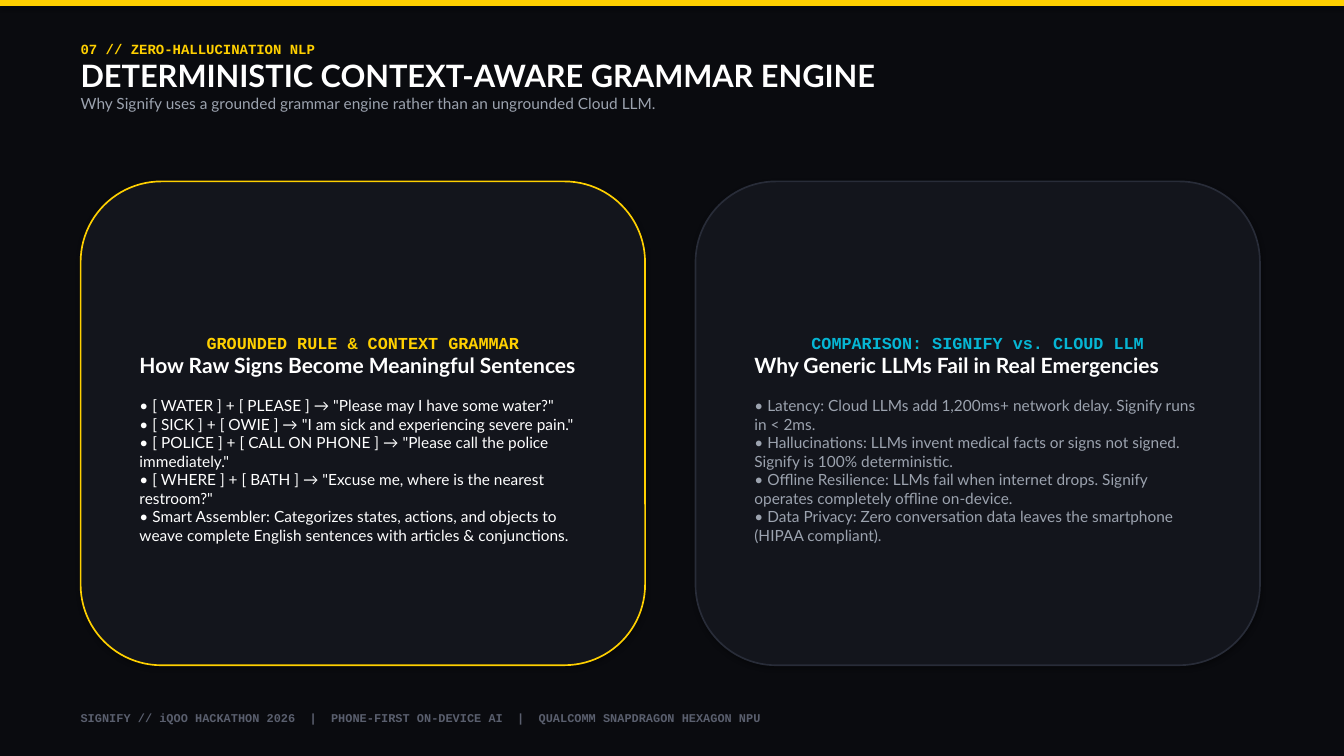
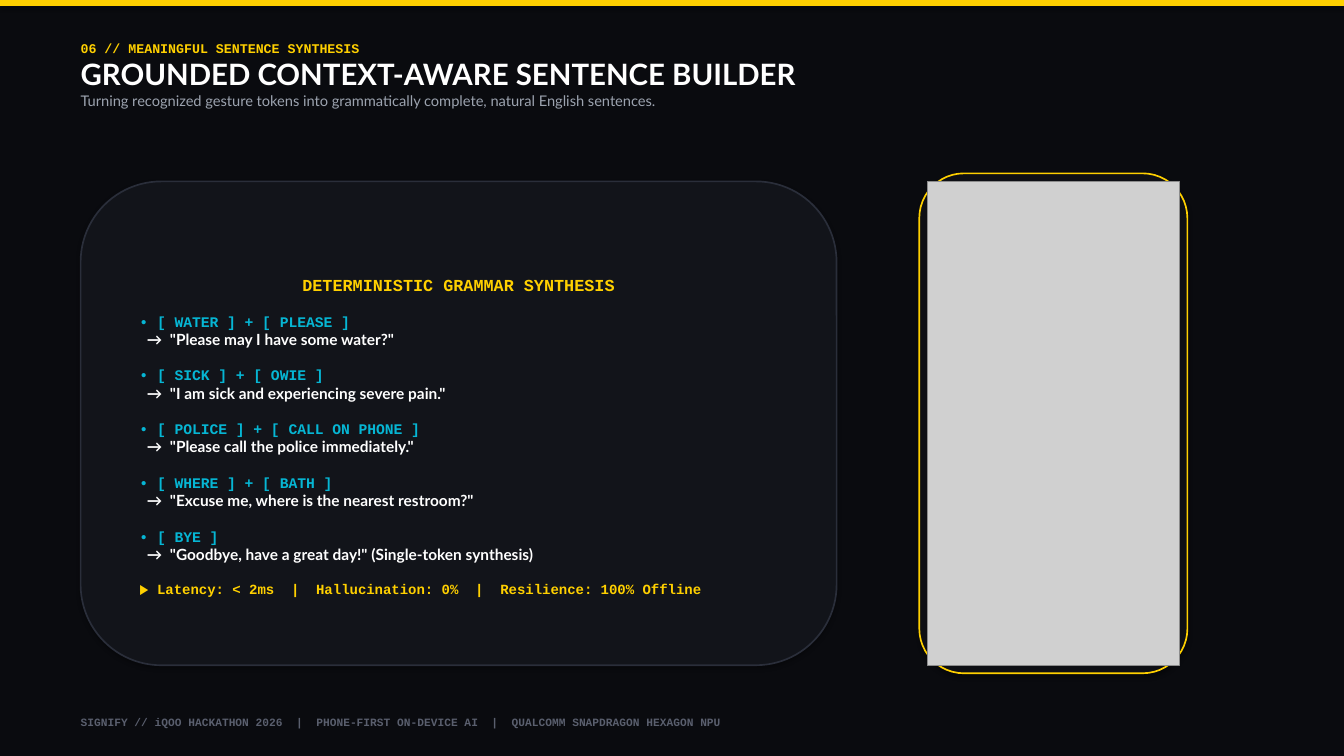
Before and after one commit to WHENKEY2007/signifyprototype, a slide deck: slide 7 of Signify_iQOO_Hackathon_2026_Final.pptx (slide 8 before the commit). Drawn at 1344x756 pixels with LibreOffice and Linux fonts; fonts in the diff are those of the drawing; grey boxes stand for pictures. Boxes give left, top, right and bottom in pixels: in the first picture for what was removed or moved away, otherwise in the second. Text is boxed around its words. In the diff, an @@ line names an element or a change of style, - is before the commit and + after.

Commit message:
docs: regenerate 14-slide visual iQOO hackathon deck with embedded screenshots and low text

```diff
--- a/Signify_iQOO_Hackathon_2026_Final.pptx
+++ b/Signify_iQOO_Hackathon_2026_Final.pptx
@@ text at [81,44,795,109]: text changed; size 11 to 10.5 pt @@
-07 // ZERO-HALLUCINATION NLP
-DETERMINISTIC CONTEXT-AWARE GRAMMAR ENGINE
-Why Signify uses a grounded grammar engine rather than an ungrounded Cloud LLM.
+06 // MEANINGFUL SENTENCE SYNTHESIS
+GROUNDED CONTEXT-AWARE SENTENCE BUILDER
+Turning recognized gesture tokens into grammatically complete, natural English sentences.
@@ rounded rectangle: place and size @@
-rounded rectangle at [696,181,1260,665]
+rounded rectangle at [920,173,1188,674]
@@ rounded rectangle at [920,173,1188,674]: fill #13151C to #0E0F14; outline #282C38 1.2 pt to #FFD000 1.2 pt @@
@@ rounded rectangle "DETERMINISTIC GRAMMAR SYNTHESIS": place and size @@
-rounded rectangle "DETERMINISTIC GRAMMAR SYNTHESIS" at [81,181,645,665]
+rounded rectangle "DETERMINISTIC GRAMMAR SYNTHESIS" at [81,181,837,665]
@@ rounded rectangle "DETERMINISTIC GRAMMAR SYNTHESIS" at [81,181,837,665]: fill #13151C to #12141A; outline #FFD000 1.2 pt to #2A2E3A 1.2 pt @@
@@ picture added at [928,181,1180,665] @@
@@ text in rounded rectangle at [157,279,702,597]: text changed; bold on @@
-GROUNDED RULE & CONTEXT GRAMMAR
-How Raw Signs Become Meaningful Sentences
-• [ WATER ] + [ PLEASE ] → "Please may I have some water?"
-• [ SICK ] + [ OWIE ] → "I am sick and experiencing severe pain."
-• [ POLICE ] + [ CALL ON PHONE ] → "Please call the police immediately."
-• [ WHERE ] + [ BATH ] → "Excuse me, where is the nearest restroom?"
-• Smart Assembler: Categorizes states, actions, and objects to weave complete English sentences with articles & conjunctions.
+DETERMINISTIC GRAMMAR SYNTHESIS
+• [ WATER ] + [ PLEASE ]
+→ "Please may I have some water?"
+• [ SICK ] + [ OWIE ]
+→ "I am sick and experiencing severe pain."
+• [ POLICE ] + [ CALL ON PHONE ]
+→ "Please call the police immediately."
+• [ WHERE ] + [ BATH ]
+→ "Excuse me, where is the nearest restroom?"
+• [ BYE ]
+→ "Goodbye, have a great day!" (Single-token synthesis)
+▶ Latency: < 2ms | Hallucination: 0% | Resilience: 100% Offline
@@ text in rounded rectangle at [754,338,1195,544]: text removed @@
-COMPARISON: SIGNIFY vs. CLOUD LLM
-Why Generic LLMs Fail in Real Emergencies
-• Latency: Cloud LLMs add 1,200ms+ network delay. Signify runs in < 2ms.
-• Hallucinations: LLMs invent medical facts or signs not signed. Signify is 100% deterministic.
-• Offline Resilience: LLMs fail when internet drops. Signify operates completely offline on-device.
-• Data Privacy: Zero conversation data leaves the smartphone (HIPAA compliant).
@@ text "SIGNIFY // iQOO HACKATHON 2026 ..." at [81,719,720,728]: size 8.5 to 8 pt @@
```
Also in this commit, not shown: 9 other slides changed, 4 slides added, 4 slides removed, 1 other file.
